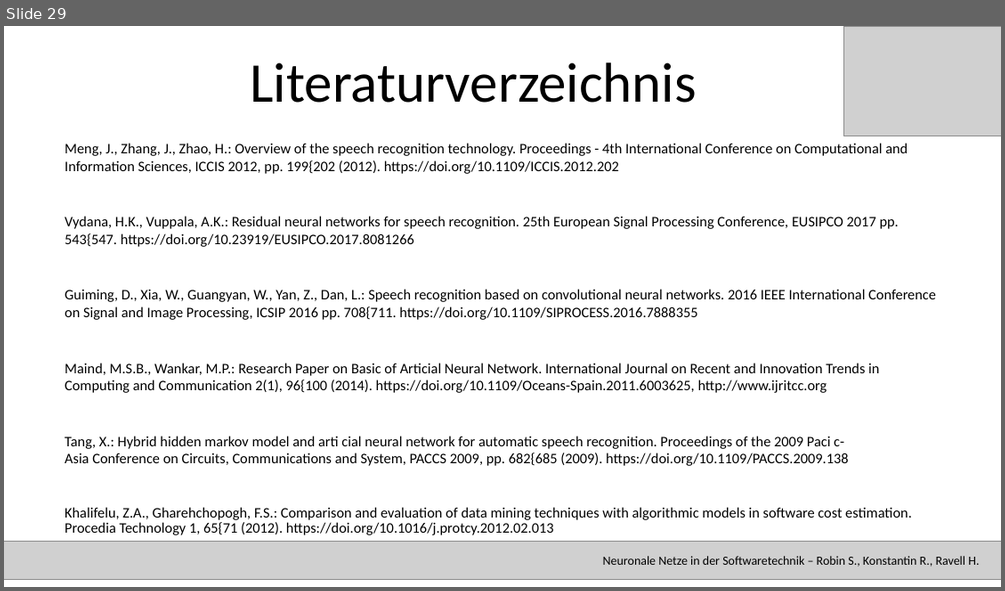
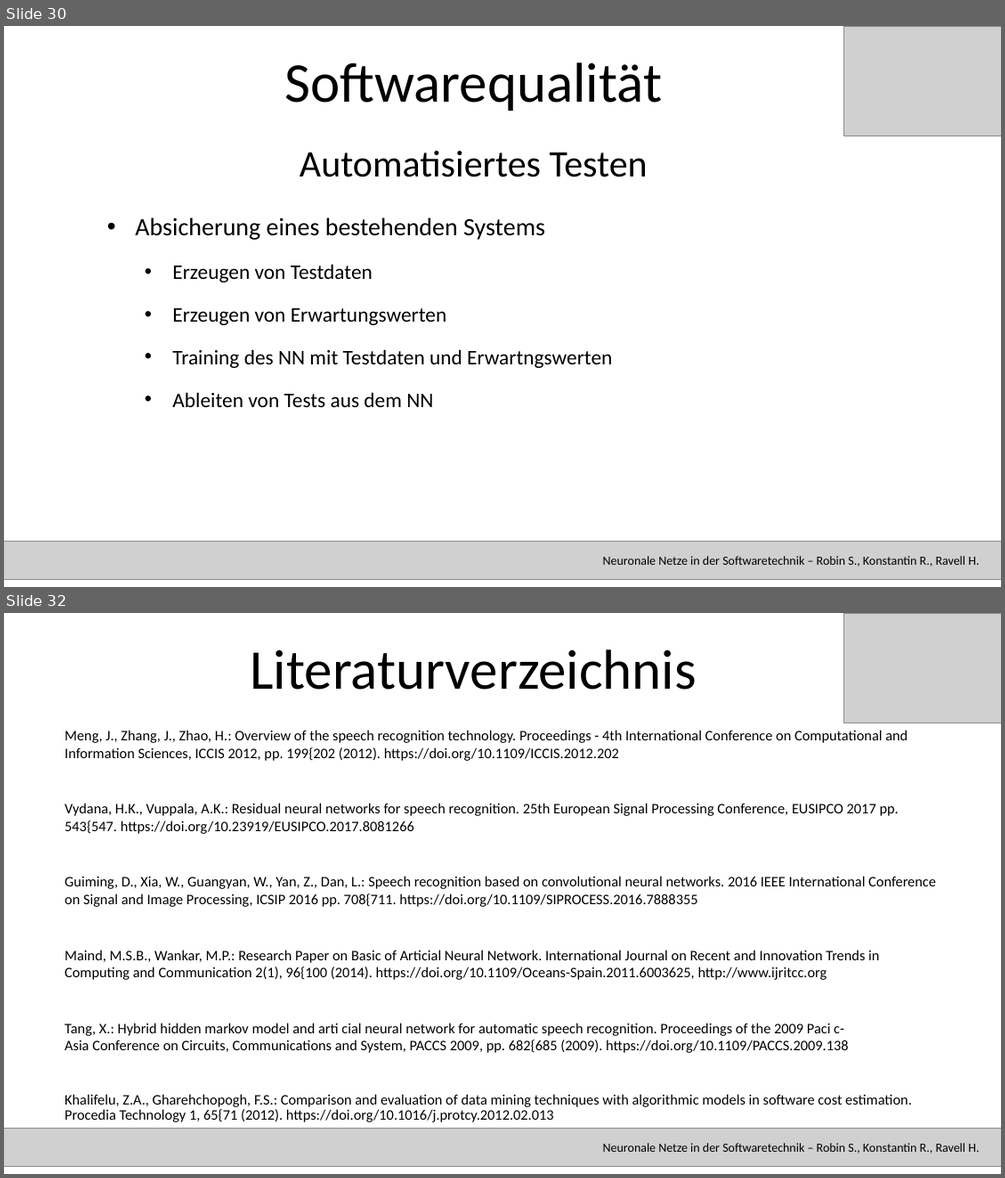
Before and after one commit to RavellHeerdegen/SATElite, a slide deck: SATPräsi.pptx. Shown one above the other, each under a label of ours: slide 29 before the commit, slides 30 and 32 after it; the slides between them are not shown. The pictures are 1005x591 and 1005x1178 pixels, drawn with LibreOffice and Linux fonts; fonts in the diff are those of the drawing; grey boxes stand for pictures. Boxes give left, top, right and bottom in pixels: in the first picture for what was removed or moved away, otherwise in the second. Text is boxed around its words. In the diff, an @@ line names an element or a change of style, - is before the commit and + after.

```diff
--- a/SATPräsi.pptx
+++ b/SATPräsi.pptx
@@ slide 30 added at (4,26,1001,587), background #FFFFFF @@
@@ picture added at (844,26,1001,136) @@
@@ title added at (284,62,662,111), 54 pt, text #000000 @@
+Softwarequalität
@@ text added at (299,151,647,177), 36 pt, text #000000 @@
+Automatisiertes Testen
@@ text added at (135,217,612,407), 20 pt, text #000000 @@
+• Absicherung eines bestehenden Systems
+  • Erzeugen von Testdaten
+  • Erzeugen von Erwartungswerten
+  • Training des NN mit Testdaten und Erwartngswerten
+  • Ableiten von Tests aus dem NN
@@ picture added at (4,540,1001,580) @@
@@ text added at (603,556,979,566), 12 pt, text #000000 @@
+Neuronale Netze in der Softwaretechnik – Robin S., Konstantin R., Ravell H.
@@ what was slide 29 is now slide 32 @@
```
Also in this commit, not shown: 1 slide changed, 2 other slides added, 1 other file.
